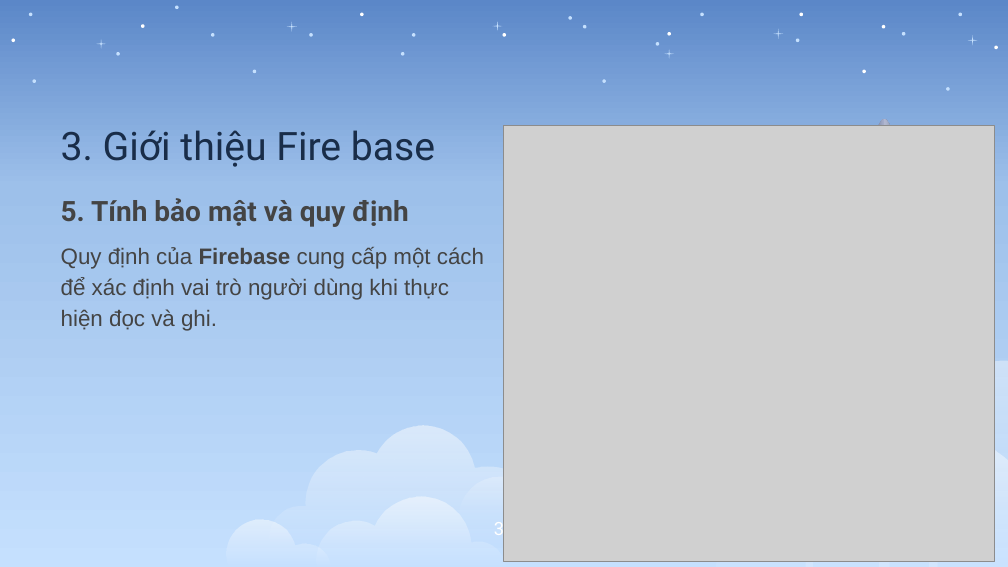
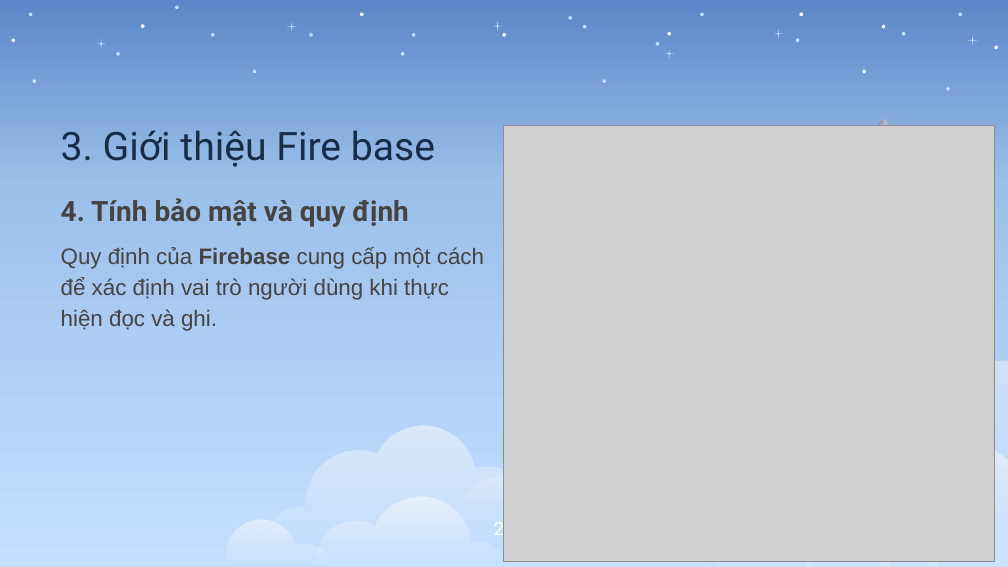
Before and after one commit to CANSA-team/Android2, a slide deck: slide 26 of Report_Android (1).pptx (slide 31 before the commit). Drawn at 1008x567 pixels with LibreOffice and Linux fonts; fonts in the diff are those of the drawing; grey boxes stand for pictures. Boxes give left, top, right and bottom in pixels: in the first picture for what was removed or moved away, otherwise in the second. Text is boxed around its words. In the diff, an @@ line names an element or a change of style, - is before the commit and + after.

```diff
--- a/Report_Android (1).pptx
+++ b/Report_Android (1).pptx
@@ text at (x1=61, y1=198, x2=408, y2=227): text changed @@
-5. Tính bảo mật và quy định
+4. Tính bảo mật và quy định
@@ page number at (x1=494, y1=519, x2=514, y2=541): text changed @@
-31
+26
```
Also in this commit, not shown: 2 other slides changed, 5 slides removed, 2 other files.
